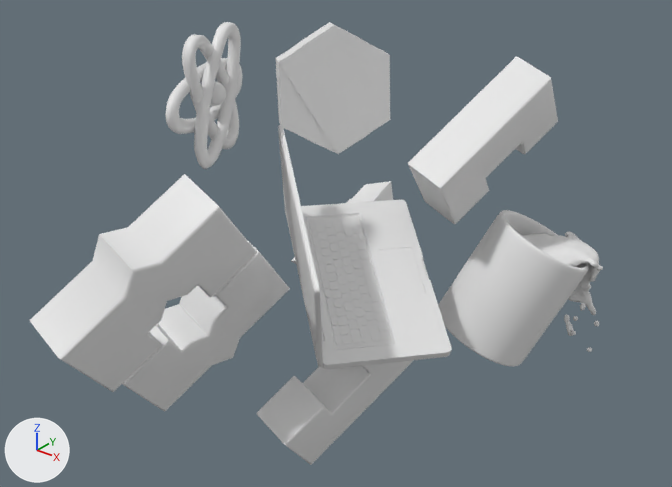
A saved change to the glTF model public/array.glb.
One viewpoint serves both versions: a 50 mm camera at (44.7, -56.4, 28.7) aimed at (0.3, -0.9, -5.7). The lights are fixed; the arrows at lower left show +X, +Y and +Z. Where no turn or scale is listed for an object, it has been applied to the vertices. Vertices at the same position are counted once.

Objects in the first picture: 'Cube', 'Cylinder', 'curly', 'curly.001', 'laptop', 'node', 'open square', 'react', 'squiare', 'vue'.
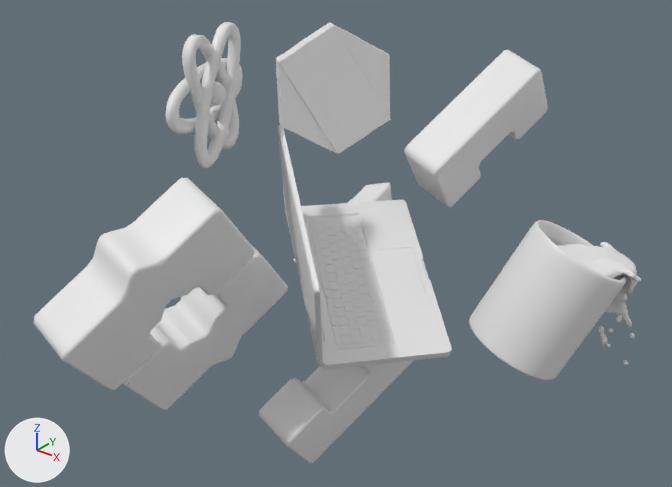
Where the change shows, as pixel boxes (x1, y1, x2, y2) in the pictures (672 x 487 px):
'curly.001', reshaped: before (30, 174, 257, 392); after (33, 177, 255, 390)
'Cylinder', mesh moved: before (438, 210, 589, 366); after (469, 220, 626, 380)
'open square', reshaped: before (408, 57, 558, 224); after (404, 50, 548, 207)
'Cube', mesh moved: before (520, 232, 603, 352); after (557, 242, 641, 365)

The edits, one by one:
me_cube_001 has 9016 vertices, 17779 faces and spans x 3.31..15.32, y 13.21..25.43, z -22.42..-10.86.
me_cube_001 is used by ob_cube; location (0.0, 0.0, 0.0).
me_cube_001 part 1: the whole mesh is moved by (3.79, 0.0, 0.0).
me_cylinder_001 has 57348 vertices, 114688 faces and spans x 0.8..14.3, y 11.1..26.6, z -23.0..-7.8.
me_cylinder_001 is used by ob_cylinder; location (0.0, 0.0, 0.0).
me_cylinder_001 part 2: the whole mesh is moved by (3.8, 0.0, 0.0).
me_text_003 is used by ob_open_square; location (0.0, 0.0, 0.0).
me_text_003 had 96 vertices, 188 faces and spanned x -0.8..8.4, y 9.2..25.3, z -8.3..6.6.
me_text_003 now has 352 vertices, 700 faces and spans x -3.2..6.0, y 12.0..27.6, z -8.0..6.4.
me_text_003 part 3: 96 vertices removed from x -0.8..8.4, y 9.2..25.3, z -8.3..6.6; 352 vertices added at x -3.2..6.0, y 12.0..27.6, z -8.0..6.4.
me_text_002 is used by ob_curly_001; location (0.0, 0.0, 0.0).
me_text_002 had 168 vertices, 332 faces and spanned x -6.7..2.5, y -27.3..-11.2, z -10.2..4.7.
me_text_002 now has 568 vertices, 1132 faces and spans x -6.7..2.5, y -27.0..-11.4, z -9.9..4.5.
me_text_002 part 4: 20 vertices moved from x -5.3..2.5, y -20.9..-16.3, z -7.5..3.3 to x -4.8..2.3, y -20.5..-17.0, z -5.5..2.7; 104 vertices removed from x -6.7..2.5, y -27.3..-11.2, z -10.2..4.7; 504 vertices added at x -6.7..2.5, y -27.0..-11.4, z -9.9..4.5.
